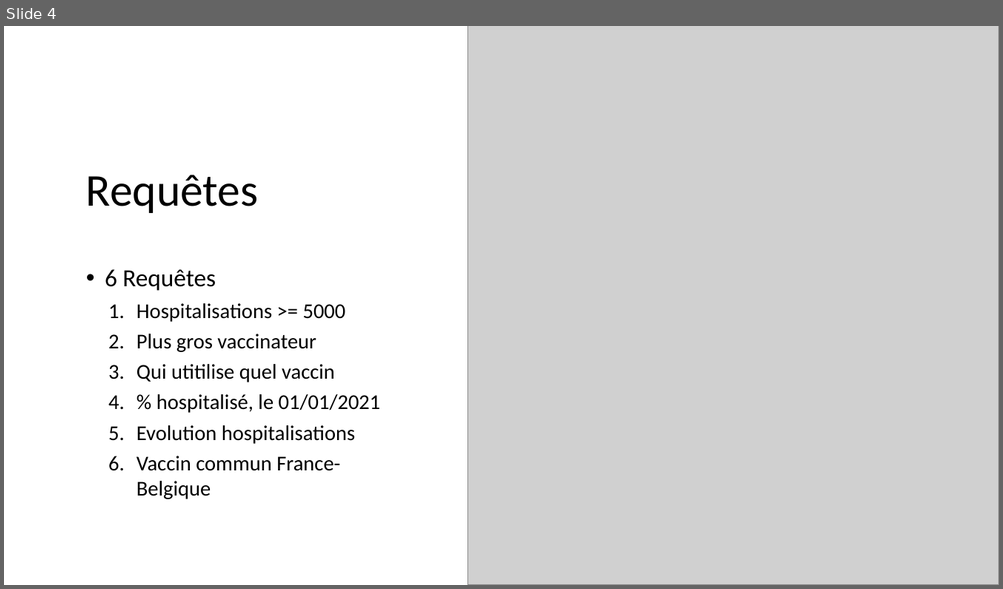
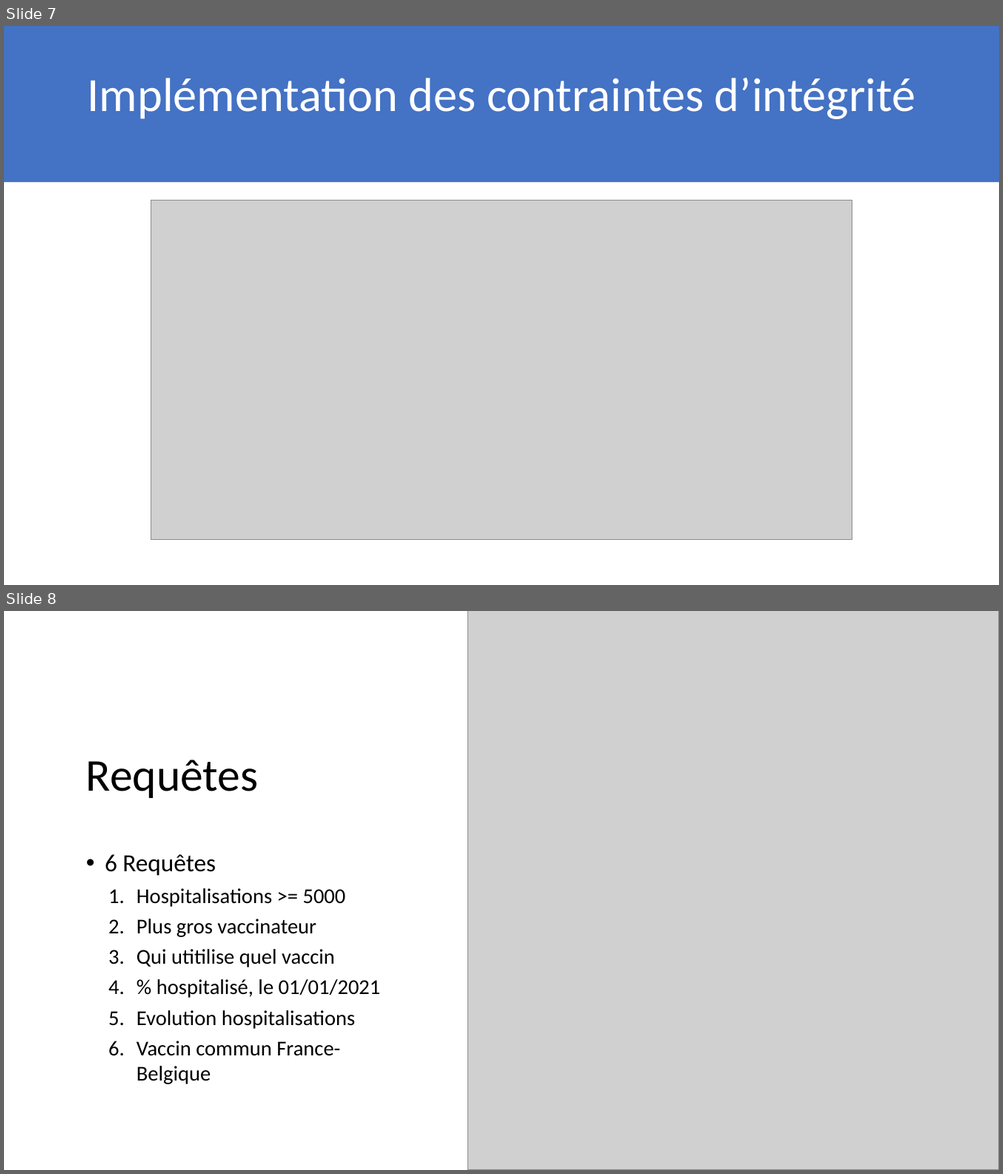
Before and after one commit to LoicULB/BDD_vaccination, a slide deck: Presentation.pptx. Shown one above the other, each under a label of ours: slide 4 before the commit, slides 7 and 8 after it. The pictures are 1003x589 and 1003x1174 pixels, drawn with LibreOffice and Linux fonts; fonts in the diff are those of the drawing; grey boxes stand for pictures. Boxes give left, top, right and bottom in pixels: in the first picture for what was removed or moved away, otherwise in the second. Text is boxed around its words. In the diff, an @@ line names an element or a change of style, - is before the commit and + after.

```diff
--- a/Presentation.pptx
+++ b/Presentation.pptx
@@ slide 7 added at box(4, 26, 999, 585), background #FFFFFF @@
@@ rectangle added at box(4, 26, 999, 182), fill #4472C4 @@
@@ title added at box(88, 77, 915, 119), 46 pt, text #FFFFFF @@
+Implémentation des contraintes d’intégrité
@@ picture added at box(151, 201, 851, 541) @@
@@ what was slide 4 is now slide 8 @@
```
Also in this commit, not shown: 6 slides changed, 4 other slides added.
